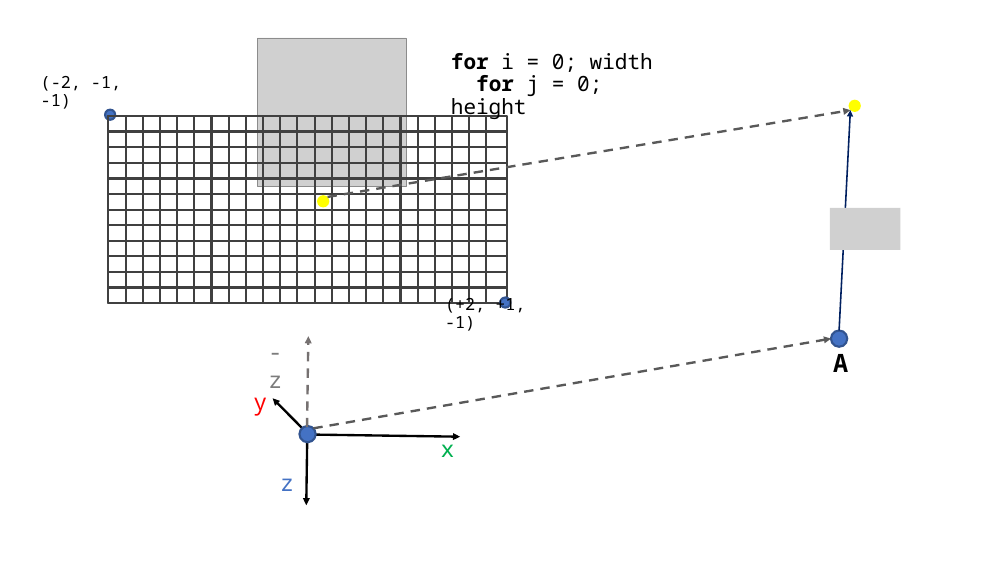
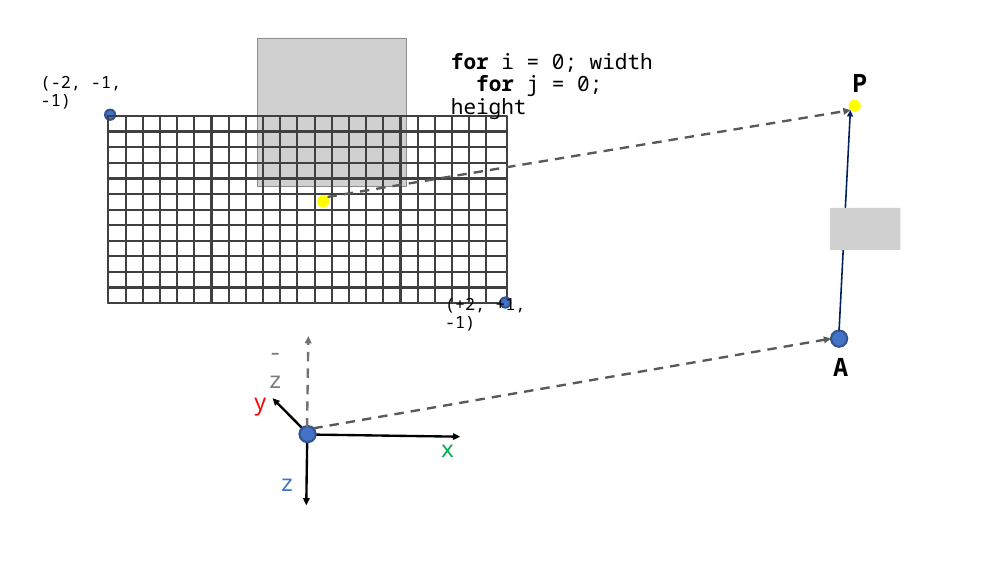
Before and after one commit to Snowapril/Raytracing-In-A-Weekend-Python, a slide deck: slide 13 of Presentation/RayTracing.pptx (slide 12 before the commit). Drawn at 1008x567 pixels with LibreOffice and Linux fonts; fonts in the diff are those of the drawing; grey boxes stand for pictures; background and template pictures are left out. Boxes give left, top, right and bottom in pixels: in the first picture for what was removed or moved away, otherwise in the second. Text is boxed around its words. In the diff, an @@ line names an element or a change of style, - is before the commit and + after.

```diff
--- a/Presentation/RayTracing.pptx
+++ b/Presentation/RayTracing.pptx
@@ text added at (852, 74, 867, 92), 24 pt, text #000000, bold @@
+P
@@ text "A": place and size @@
-text "A" at (833, 354, 848, 372)
+text "A" at (833, 358, 848, 376)
```
Also in this commit, not shown: 9 other slides changed, 1 slide added.
